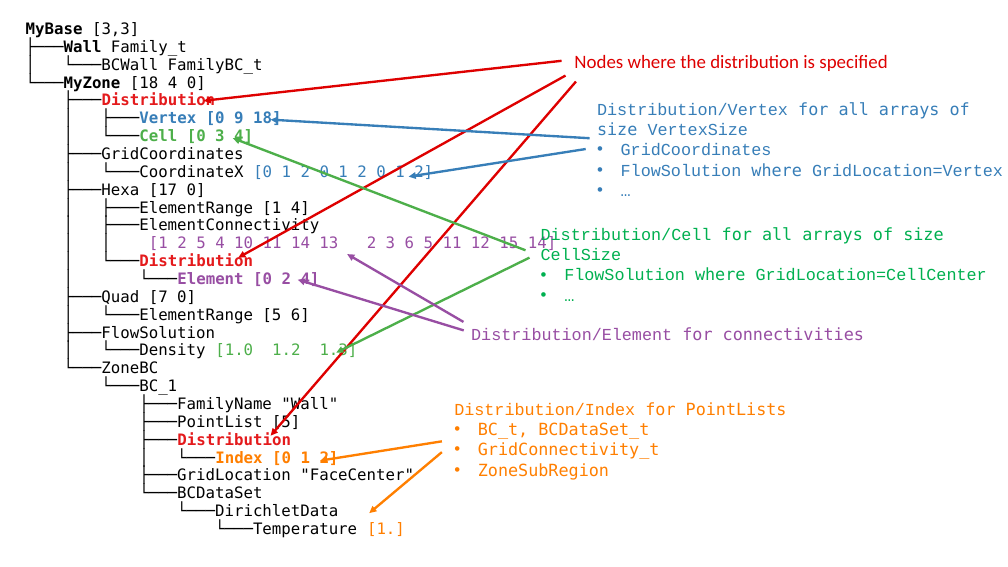
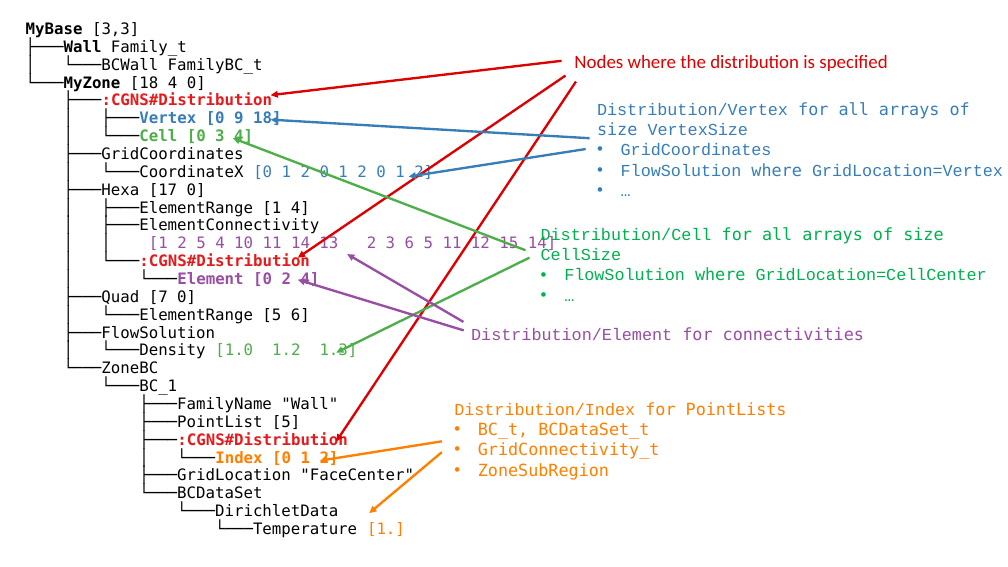
Before and after one commit to onera/Maia, a slide deck: slide 3 of doc/introduction/images/trees/trees.pptx. Drawn at 1008x567 pixels with LibreOffice and Linux fonts; fonts in the diff are those of the drawing. Boxes give left, top, right and bottom in pixels: in the first picture for what was removed or moved away, otherwise in the second. Text is boxed around its words. In the diff, an @@ line names an element or a change of style, - is before the commit and + after.

```diff
--- a/doc/introduction/images/trees/trees.pptx
+++ b/doc/introduction/images/trees/trees.pptx
@@ arrow moved from (562, 60) - (204, 101) to (562, 60) - (271, 95) @@
@@ arrow moved from (566, 76) - (238, 258) to (566, 76) - (298, 258) @@
@@ arrow moved from (576, 82) - (271, 436) to (576, 82) - (337, 442) @@
@@ text at (64,92,272,109): text changed @@
-├───Distribution
+├───:CGNS#Distribution
@@ text at (101,253,310,270): text changed @@
-│ └───Distribution
+│ └───:CGNS#Distribution
@@ text at (139,432,348,449): text changed @@
-├───Distribution
+├───:CGNS#Distribution
```
Also in this commit, not shown: 3 other slides changed, 5 other files.
